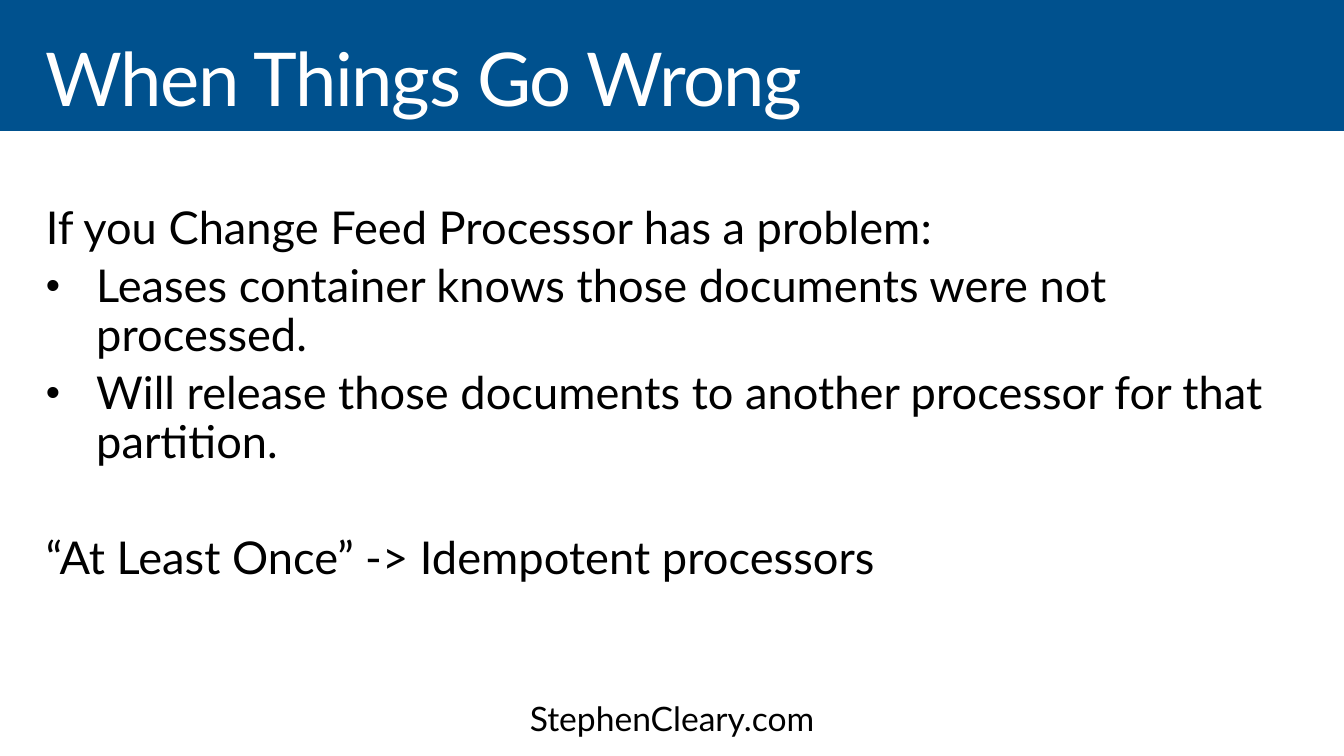
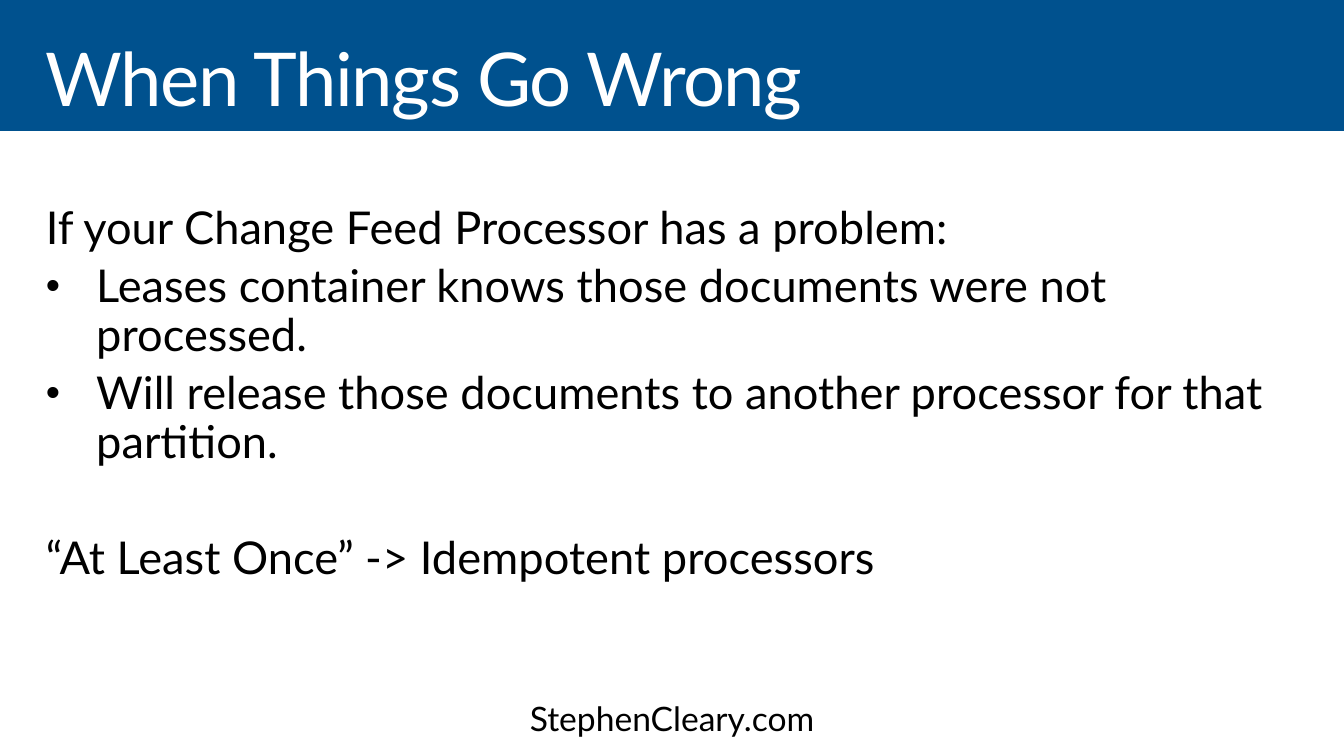
Before and after one commit to StephenCleary/Presentations, a slide deck: slide 63 of CosmosDB/CosmosDB - 16.9.pptx (slide 60 before the commit). Drawn at 1344x756 pixels with LibreOffice and Linux fonts; fonts in the diff are those of the drawing. Boxes give left, top, right and bottom in pixels: in the first picture for what was removed or moved away, otherwise in the second. Text is boxed around its words. In the diff, an @@ line names an element or a change of style, - is before the commit and + after.

```diff
--- a/CosmosDB/CosmosDB - 16.9.pptx
+++ b/CosmosDB/CosmosDB - 16.9.pptx
@@ text at (46,210,947,253): text changed @@
-If you Change Feed Processor has a problem:
+If your Change Feed Processor has a problem:
```
Also in this commit, not shown: 23 other slides changed, 3 slides added, 5 other files.
